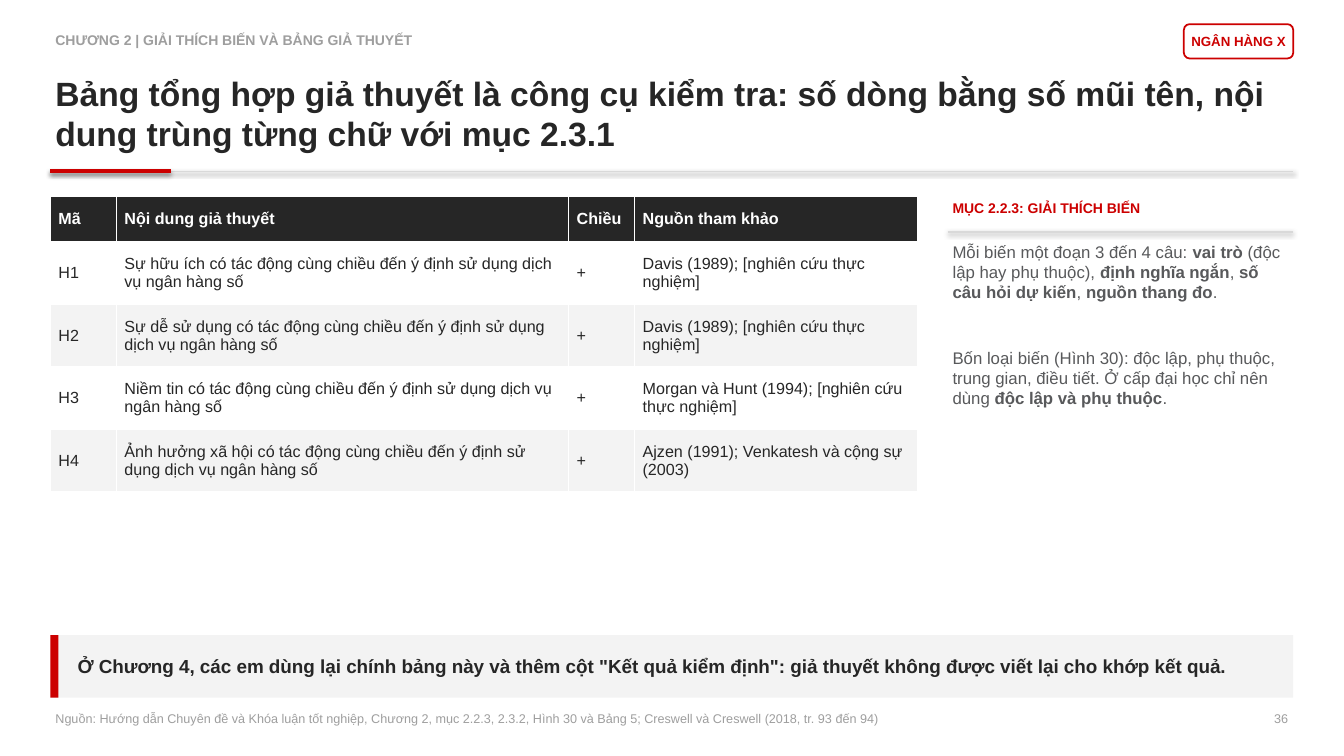
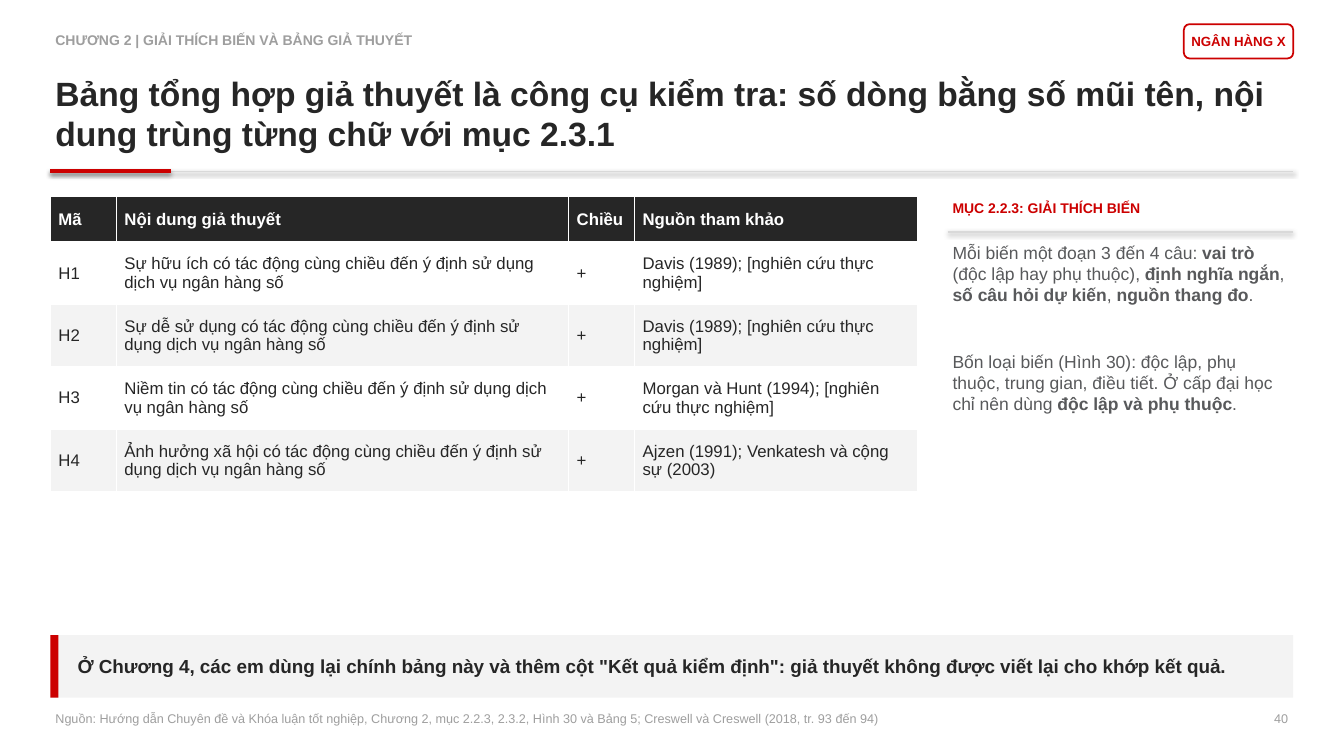
Before and after one commit to johnneinadlerr0353-bot/sachhuongdan, a slide deck: slide 40 of Core_Slide_2_HD2_Bain.pptx (slide 36 before the commit). Drawn at 1344x756 pixels with LibreOffice and Linux fonts; fonts in the diff are those of the drawing. Boxes give left, top, right and bottom in pixels: in the first picture for what was removed or moved away, otherwise in the second. Text is boxed around its words. In the diff, an @@ line names an element or a change of style, - is before the commit and + after.

```diff
--- a/Core_Slide_2_HD2_Bain.pptx
+++ b/Core_Slide_2_HD2_Bain.pptx
@@ table at (x1=50, y1=197, x2=917, y2=492) @@
@@ size 11.5 to 12 pt @@
@@ text "Mỗi biến một đoạn 3 ..." at (x1=953, y1=246, x2=1285, y2=414): size 12 to 12.5 pt @@
@@ text at (x1=1274, y1=714, x2=1288, y2=723): text changed @@
-36
+40
```
Also in this commit, not shown: 93 other slides changed, 4 slides added, 1 other file.
